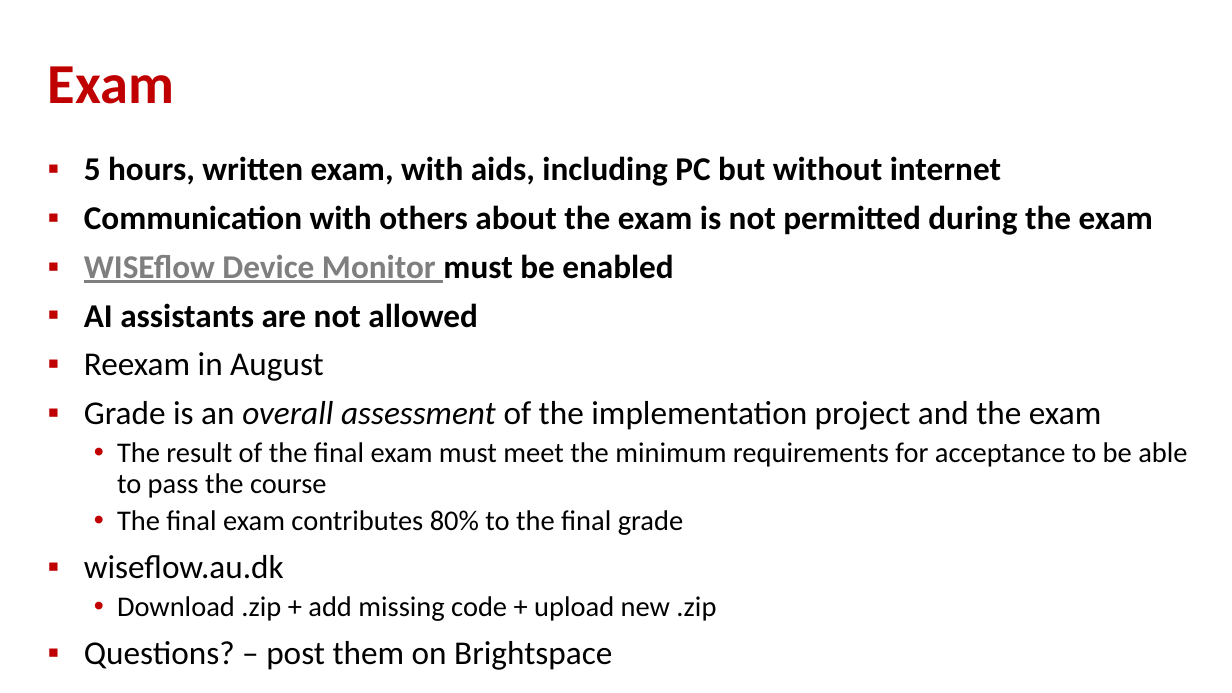
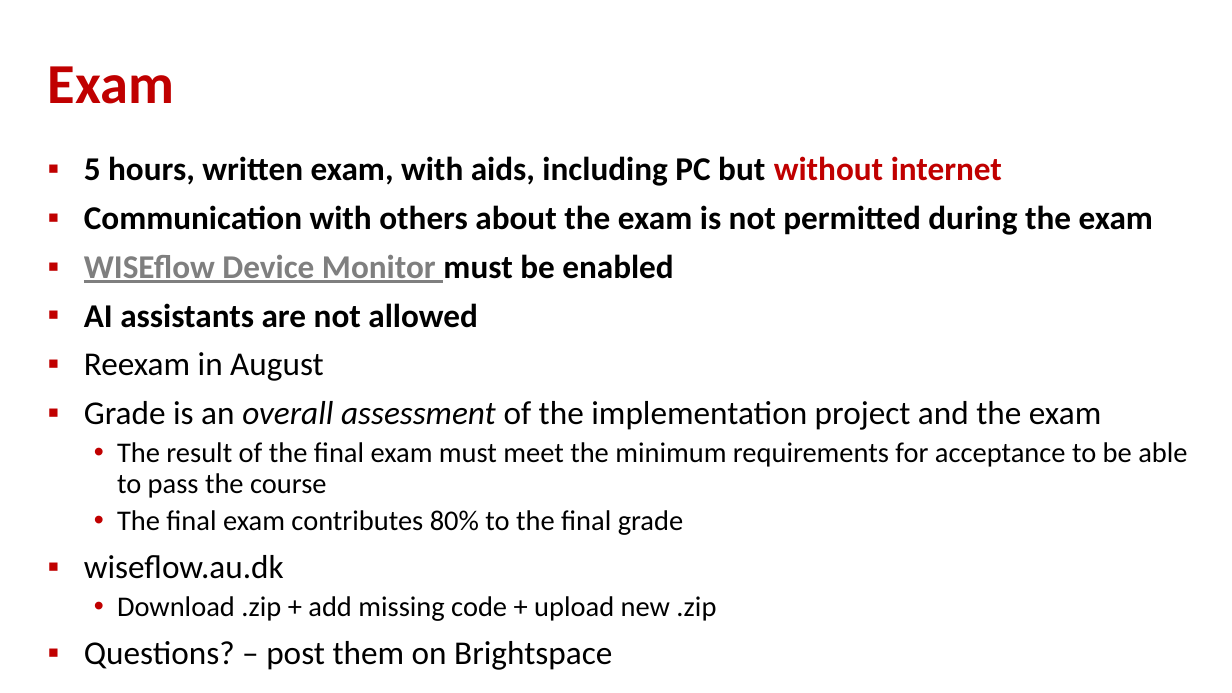
Before and after one commit to gsbrodal/gsbrodal.github.io, a slide deck: slide 2 of ipsa/slides/exam.pptx. Drawn at 1232x693 pixels with LibreOffice and Linux fonts; fonts in the diff are those of the drawing. Boxes give left, top, right and bottom in pixels: in the first picture for what was removed or moved away, otherwise in the second. Text is boxed around its words. In the diff, an @@ line names an element or a change of style, - is before the commit and + after.

Commit message:
all-slides-with-answers.pdf all-slides.pdf exam.pdf exam.pptx

```diff
--- a/ipsa/slides/exam.pptx
+++ b/ipsa/slides/exam.pptx
@@ text at <box>84,156,1002,186</box>: text colour #000000 to #C00000 in "without internet" @@
```
Also in this commit, not shown: 3 other files.
